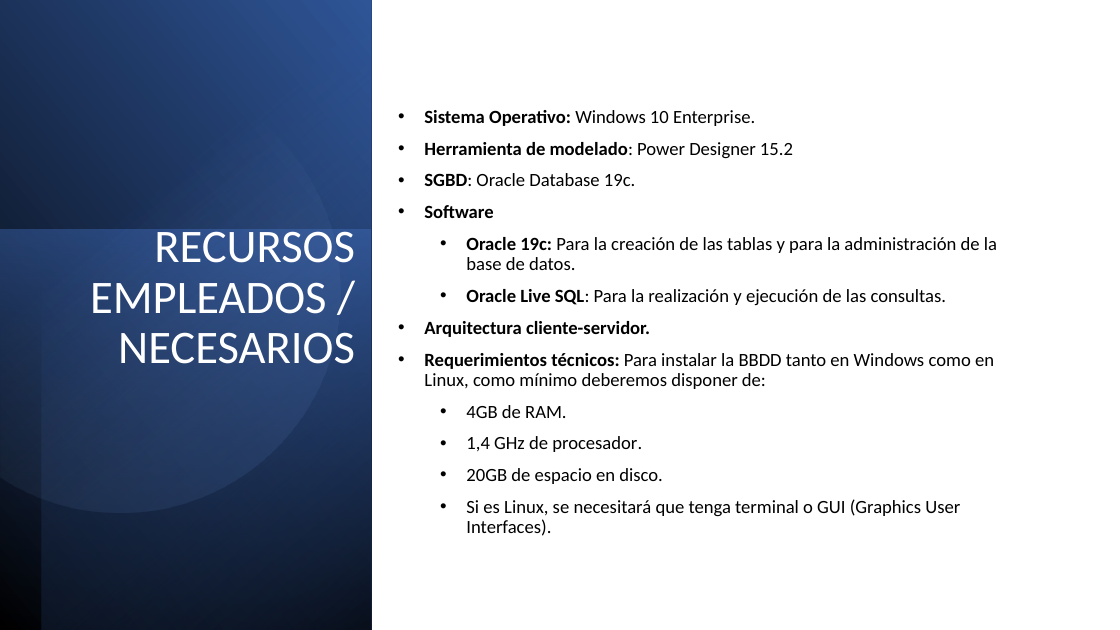
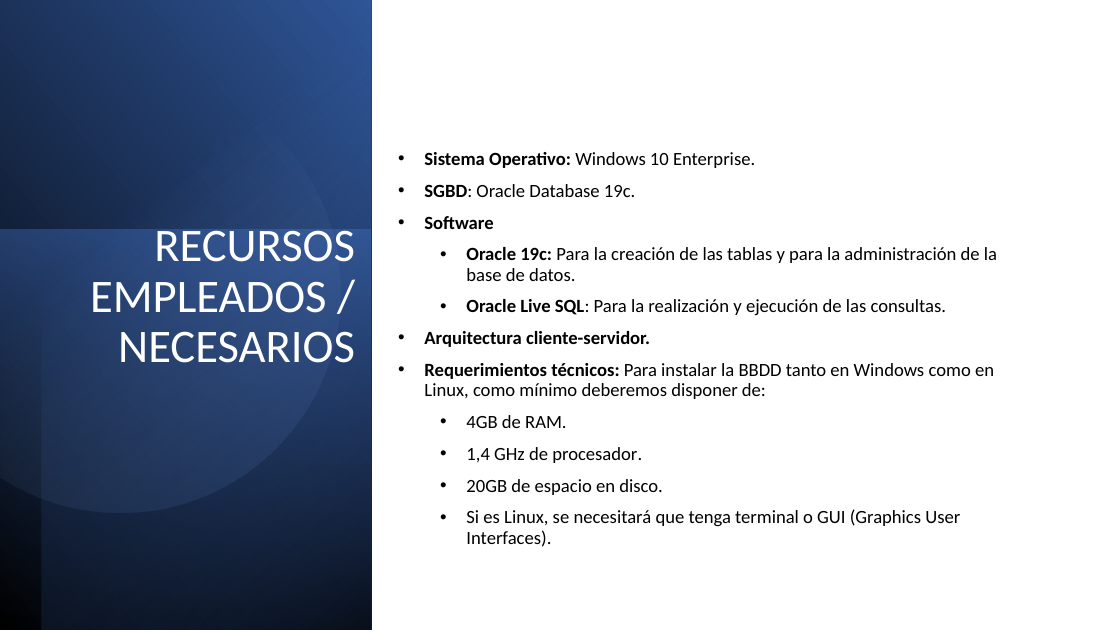
Before and after one commit to maraloeDev/Proyecto-de-Bases-de-Datos, a slide deck: slide 19 of Docs/Finales/Defensa Proyecto de Base de Datos.pptx. Drawn at 1120x630 pixels with LibreOffice and Linux fonts; fonts in the diff are those of the drawing. Boxes give left, top, right and bottom in pixels: in the first picture for what was removed or moved away, otherwise in the second. Text is boxed around its words. In the diff, an @@ line names an element or a change of style, - is before the commit and + after.

Commit message:
FINISH 24/05/2023

```diff
--- a/Docs/Finales/Defensa Proyecto de Base de Datos.pptx
+++ b/Docs/Finales/Defensa Proyecto de Base de Datos.pptx
@@ text "Sistema Operativo: Windows 10 Enterprise." at <box>424,152,997,547</box>: vertical alignment middle to bottom @@
@@ text at <box>424,142,793,159</box>: paragraph removed @@
-• Herramienta de modelado: Power Designer 15.2
```
